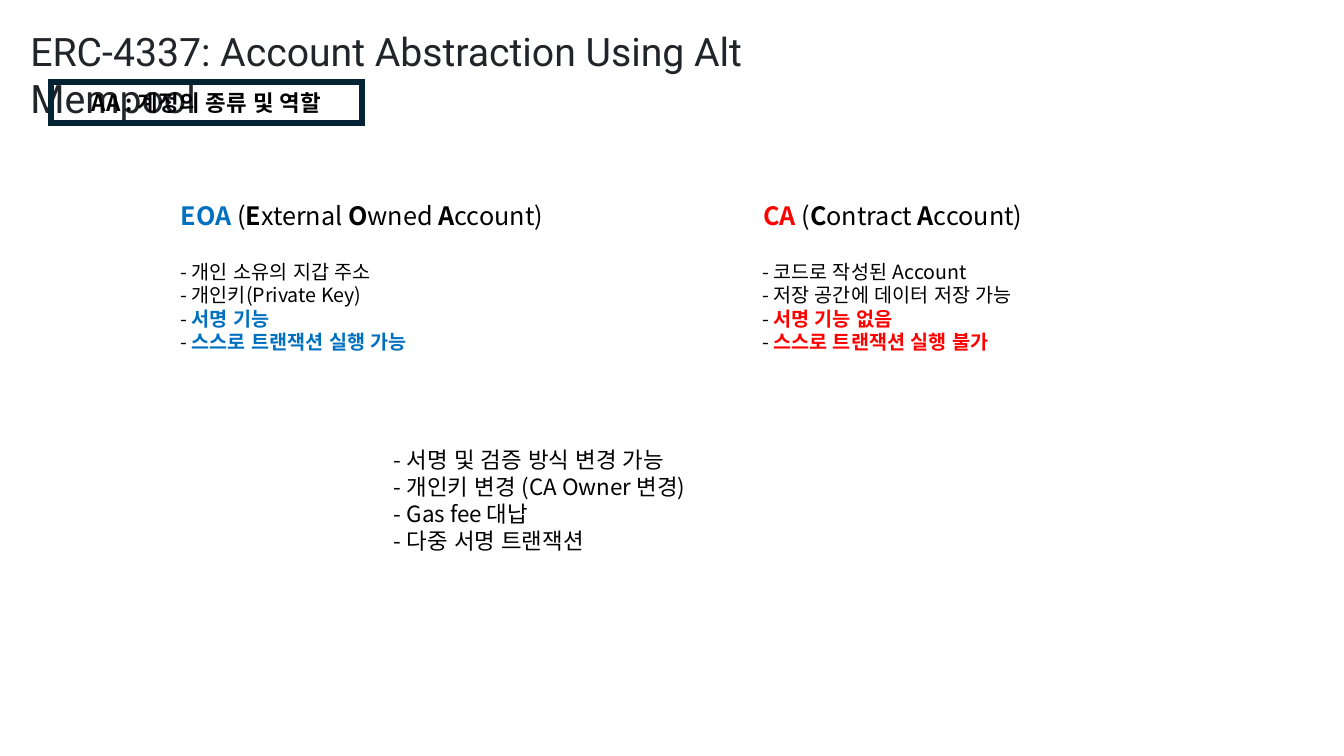
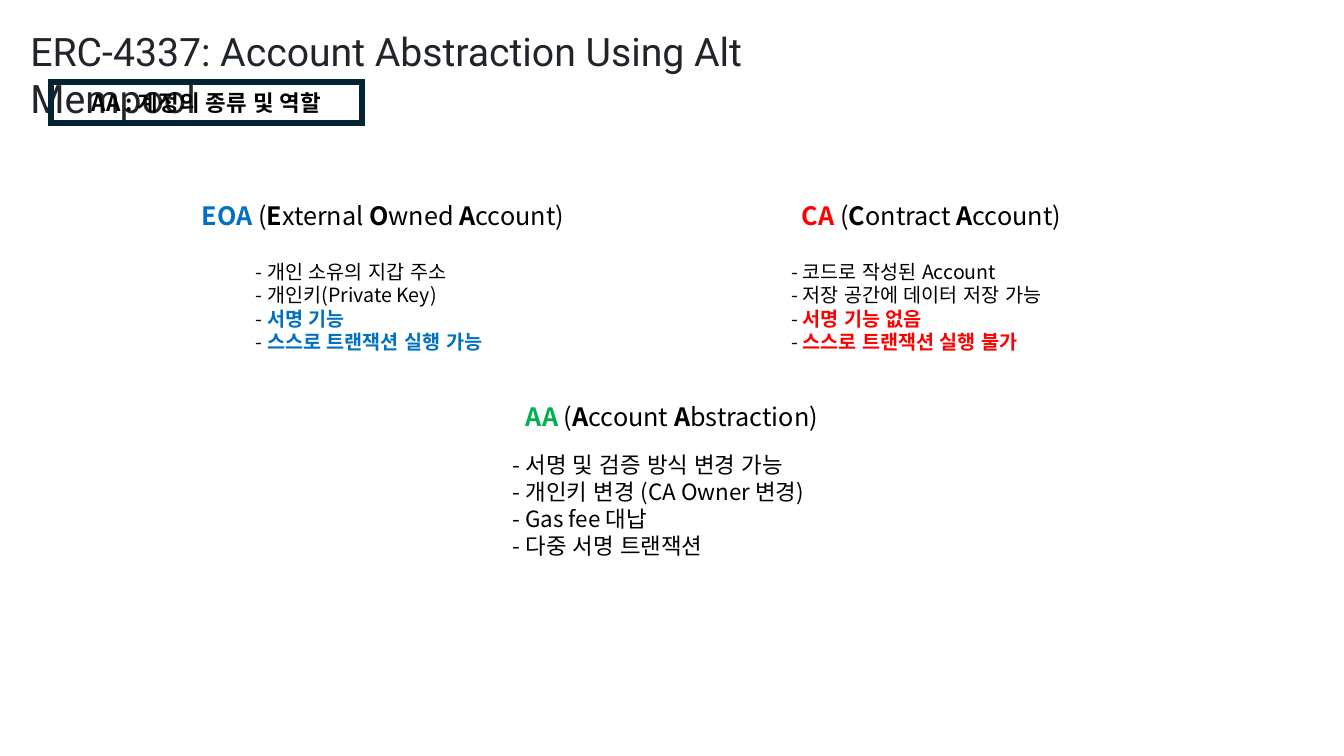
Before and after one commit to yyyljy/erc4337_alchemybundler, a slide deck: slide 2 of ERC4337.pptx. Drawn at 1344x756 pixels with LibreOffice and Linux fonts; fonts in the diff are those of the drawing. Boxes give left, top, right and bottom in pixels: in the first picture for what was removed or moved away, otherwise in the second. Text is boxed around its words. In the diff, an @@ line names an element or a change of style, - is before the commit and + after.

```diff
--- a/ERC4337.pptx
+++ b/ERC4337.pptx
@@ text "EOA (External Owned Account)": place and size @@
-text "EOA (External Owned Account)" at [181, 204, 544, 230]
+text "EOA (External Owned Account)" at [202, 204, 565, 230]
@@ text "CA (Contract Account)": place and size @@
-text "CA (Contract Account)" at [763, 204, 1023, 230]
+text "CA (Contract Account)" at [802, 204, 1062, 230]
@@ text "- 개인 소유의 지갑 주소": place and size @@
-text "- 개인 소유의 지갑 주소" at [192, 262, 407, 351]
+text "- 개인 소유의 지갑 주소" at [267, 262, 482, 351]
@@ text "- 코드로 작성된 Account": place and size @@
-text "- 코드로 작성된 Account" at [773, 262, 1012, 351]
+text "- 코드로 작성된 Account" at [803, 262, 1041, 351]
@@ text added at [526, 405, 818, 431], 18 pt, text #000000 @@
+AA (Account Abstraction)
@@ text "- 서명 및 검증 방식 ...": place and size @@
-text "- 서명 및 검증 방식 ..." at [407, 449, 686, 551]
+text "- 서명 및 검증 방식 ..." at [526, 454, 804, 556]
```
Also in this commit, not shown: 6 other slides changed, 1 slide added, 7 other files.
